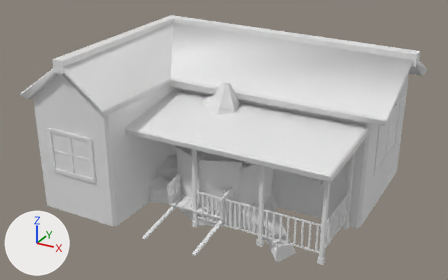
The FBX model Assets/_Lost in Tales/Prefabs/Fase2/Lucca/farm_assets_Lucca.fbx, before and after one commit.
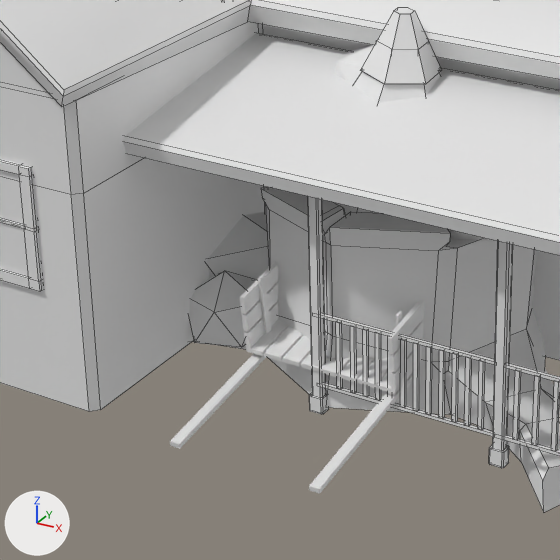
Each version appears first whole from a 50 mm lens placed at (7.1, -12.9, 8.26), pointed at (-0.26, 0.49, 1.56), and next in a close-up on the part from 18% to 63% of the width and 28% to 100% of the height. Lighting does not change. The marker at lower left points along +X, +Y and +Z. The close-ups show mesh edges as thin lines. Where no turn or scale is listed for an object, it has been applied to the vertices.

The first close-up shows 'arvore_1', 'arvore_2', 'bush2', 'carroca', 'casa', 'tronco'.
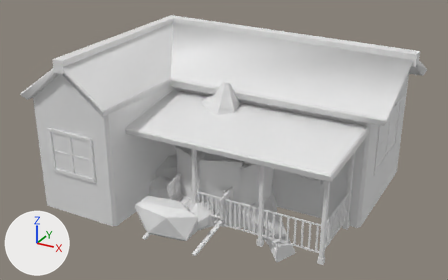
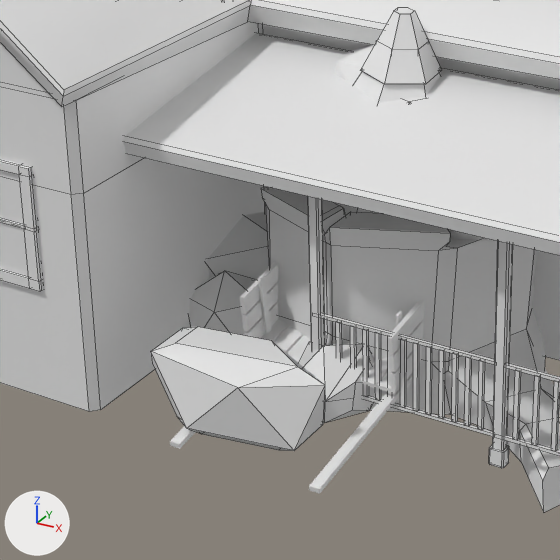
Pixel boxes (x1, y1, x2, y2) of what changed, in the close-ups (560 x 560 px):
'Pedra2', added: after (151, 327, 325, 451)
'Pedra4', added: after (298, 342, 375, 423)

The change, as a diff of the scene's bpy script:
```diff
--- a/Assets/_Lost in Tales/Prefabs/Fase2/Lucca/farm_assets_Lucca.fbx.py
+++ b/Assets/_Lost in Tales/Prefabs/Fase2/Lucca/farm_assets_Lucca.fbx.py
@@ me_icosphere_001 @@
+me_icosphere_001.from_pydata(...)  # 27 vertices, 31 faces; spans x -0.161..0.541, y -0.332..0.603, z -0.026..0.557
+me_icosphere_001.materials.append(mat_fosco_temp)  # its picture is missing
@@ me_icosphere_003 @@
+me_icosphere_003.from_pydata(...)  # 24 vertices, 25 faces; spans x -0.86..0.81, y -0.43..0.33, z 0.0..0.76
+me_icosphere_003.materials.append(mat_fosco_temp)  # its picture is missing
@@ ob_pedra4 @@
+ob_pedra4 = bpy.data.objects.new('Pedra4', me_icosphere_001)
+ob_pedra4.location = (-0.06, -1.46, 0.1)
@@ ob_pedra2 @@
+ob_pedra2 = bpy.data.objects.new('Pedra2', me_icosphere_003)
+ob_pedra2.location = (-0.28, -2.17, 0.16)
```
